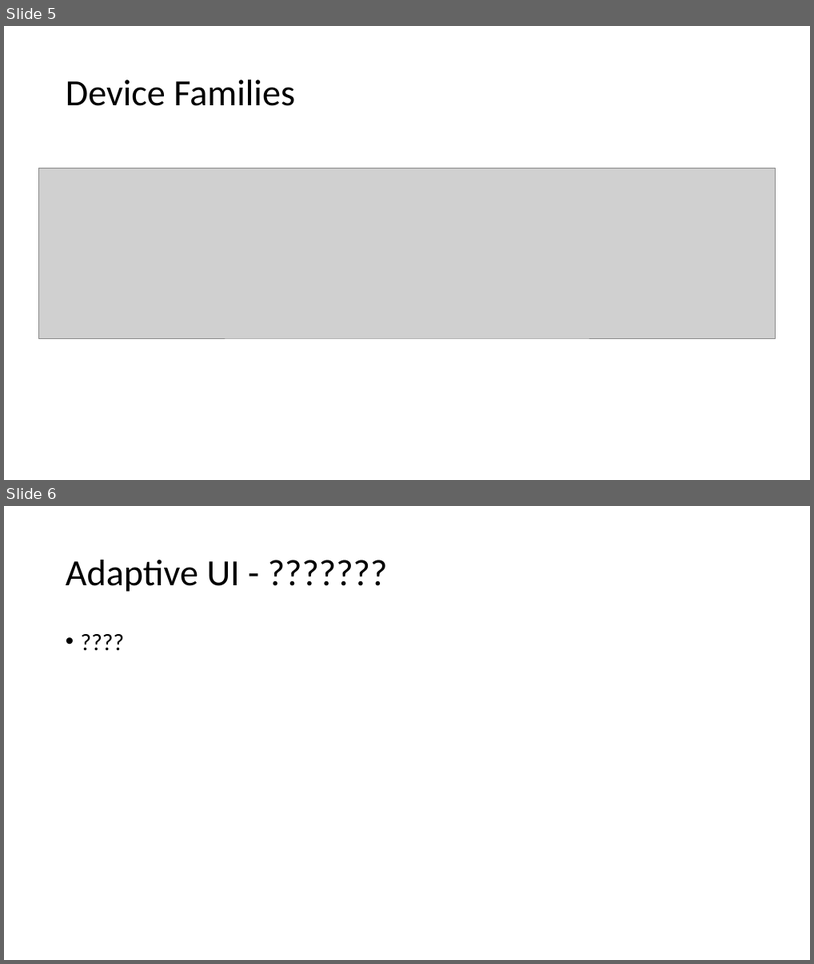
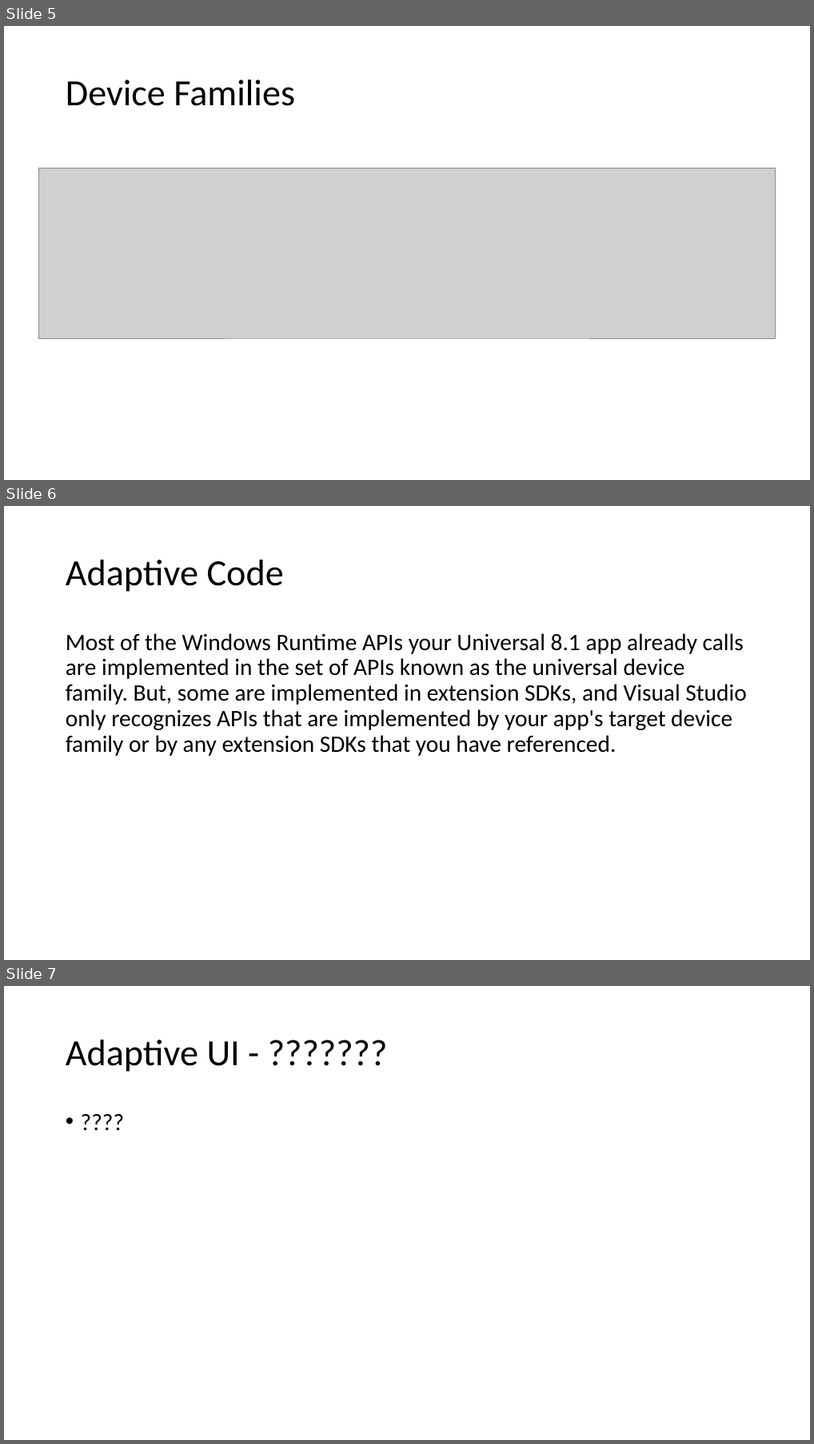
Before and after one commit to stacyh3/UWP, a slide deck: Presentation FIles/UWP - Beyond Build.pptx. Shown one above the other, each under a label of ours: slides 5 and 6 before the commit, slides 5, 6 and 7 after it. The pictures are 814x964 and 814x1444 pixels, drawn with LibreOffice and Linux fonts; fonts in the diff are those of the drawing; grey boxes stand for pictures. Boxes give left, top, right and bottom in pixels: in the first picture for what was removed or moved away, otherwise in the second. Text is boxed around its words. In the diff, an @@ line names an element or a change of style, - is before the commit and + after.

```diff
--- a/Presentation FIles/UWP - Beyond Build.pptx
+++ b/Presentation FIles/UWP - Beyond Build.pptx
@@ slide 6 added at (4, 506, 810, 960), background #FFFFFF @@
@@ title added at (66, 560, 284, 592), 44 pt, text #000000 @@
+Adaptive Code
@@ text added at (66, 633, 746, 756), 28 pt, text #000000 @@
+Most of the Windows Runtime APIs your Universal 8.1 app already calls are implemented in the set of APIs known as the universal device family. But, some are implemented in extension SDKs, and Visual Studio only recognizes APIs that are implemented by your app's target device family or by any extension SDKs that you have referenced.
@@ what was slide 6 is now slide 7 @@
```
Also in this commit, not shown: 34 other files.
